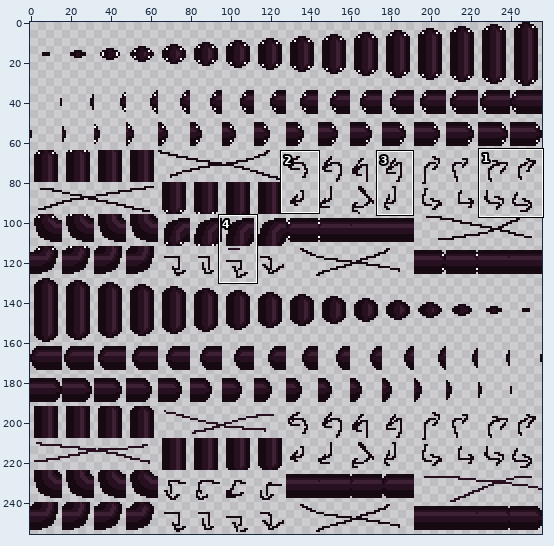
Two versions of one pixel-art file, assets/snake/head_animated.aseprite. The first picture is a wide view before the edit; the outline marks the close-up.
Close-up. Before the commit:
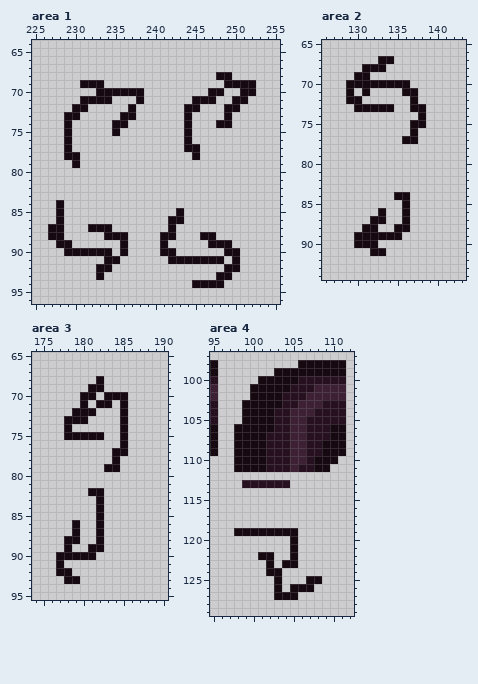
256x256 pixels, 1 frame. Shown: area 1: x 225..255, y 64..96; area 2: x 126..143, y 65..94; area 3: x 174..190, y 65..95; area 4: x 95..112, y 97..129. The commit also changed other parts of the picture, which this record leaves out.
Once edited:
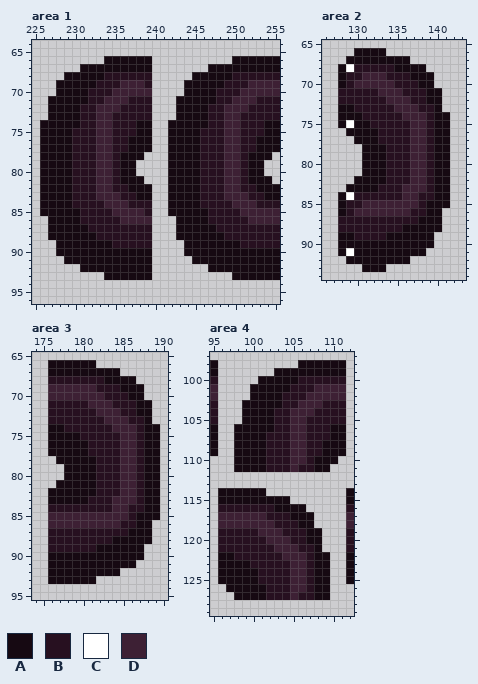
Palette (. is transparent): A #160912  B #271020  C #ffffff  D #3d2034
Edits made:
--- area 1
@@ x 225..255 @@
 65 ...............................
-66 ...............................
-67 ...............................
-68 .......................AA......
-69 ......AAA...............AAAA...
-70 ........AAAAAA........AA..AA...
-71 ......AAAA...A......AAA..AA....
-72 .....AA.....A......AA...AA.....
-73 ....AA.....AA......A....A......
-74 ....A.....AA.......A...AA......
-75 ....A.....A........A...........
-76 ....A..............A...........
-77 ....A..............AA..........
-78 ....AA..............A..........
-79 .....A.........................
-80 ...............................
-81 ...............................
-82 ...............................
-83 ...............................
-84 ...A...........................
-85 ...A..............A............
-86 ...A.............AA............
-87 ..AA...AAA.......A.............
-88 ..AA.....AAA....AA...AA........
-89 ...AA......A....A.....AAA......
-90 ....AAAAAA.A....AA......AA.....
-91 .........AA......AAAAAAA.A.....
-92 ........AA..............AA.....
-93 ........A..............AA......
-94 ....................AAAA.......
+66 .........AAAAAA..........AAAAAA
+67 ......AAAAAAAAA.......AAAAAAAAA
+68 ....AAAAABBBBBB.....AAAAABBBBBB
+69 ...AAAAABBBDDDB....AAAAABBBDDDD
+70 ...AAAABBBDDDDD....AAAABBBDDDDD
+71 ..AAAAABBDDDBBB...AAAAABBDDDBBB
+72 ..AAAABBDDDBBBB...AAAABBDDDBBBB
+73 ..AAAABBDDBBBBB...AAAABBDDBBBBB
+74 .AAAAABBDDBBBAA..AAAAABBDDBBBAA
+75 .AAAABBBDDBBBAA..AAAABBBDDBBBAA
+76 .AAAABBBDDBBAAA..AAAABBBDDBBAAA
+77 .AAAABBBDDBBAAA..AAAABBBDDBBAAA
+78 .AAAABBBDDBAAA...AAAABBBDDBAAA.
+79 .AAAABBBDDBAA....AAAABBBDDBAA..
+80 .AAAABBBDDBAA....AAAABBBDDBAA..
+81 .AAAABBBDDBAAA...AAAABBBDDBAAA.
+82 .AAAABBBDDBBAAA..AAAABBBDDBBAAA
+83 .AAAABBBDDDBBAA..AAAABBBDDDBBAA
+84 .AAAABBBBDDDBBB..AAAABBBBDDDBBB
+85 .AAAAABBBBDDDDB..AAAAABBBBDDDDD
+86 ..AAAABBBBBDDDD...AAAABBBBBDDDD
+87 ..AAAAABBBBBBBB...AAAAABBBBBBBB
+88 ..AAAAAABBBBBBB...AAAAAABBBBBBB
+89 ...AAAAAAABBBBB....AAAAAAABBBBB
+90 ...AAAAAAAAAAAA....AAAAAAAAAAAA
+91 ....AAAAAAAAAAA.....AAAAAAAAAAA
+92 ......AAAAAAAAA.......AAAAAAAAA
+93 .........AAAAAA..........AAAAAA
+94 ...............................
 95 ...............................
--- area 2
@@ x 126..143 @@
 65 ..................
-66 ..................
-67 .......AA.........
-68 .....AAA..........
-69 ....AA............
-70 ...AAAAAAAA.......
-71 ...A.A....AA......
-72 ...AA......A......
-73 ....AAAAA..AA.....
-74 ............A.....
-75 ...........AA.....
-76 ...........A......
-77 ..........AA......
-78 ..................
-79 ..................
-80 ..................
-81 ..................
-82 ..................
-83 ..................
-84 .........AA.......
-85 ..........A.......
-86 .......A..A.......
-87 ......AA..A.......
-88 .....AA..AA.......
-89 ....AAAAAA........
-90 ....AAA...........
-91 ......AA..........
-92 ..................
-93 ..................
+66 ....AAAA..........
+67 ...AAAAAAAA.......
+68 ..ACBBBBBAAAA.....
+69 ..ABBDDDBBBAAA....
+70 ..ABDDDDDBBBAA....
+71 ..BBBBBDDDBBBAA...
+72 ..BBBBBBDDDBBAA...
+73 ..AABBBBBDDDBBA...
+74 ..AAABBBBBDDDBAA..
+75 ..ACAABBBBBDDBAA..
+76 ...AAAABBBBDDBAA..
+77 ....AAABBBBDDBAA..
+78 .....AAABBBDDBAA..
+79 .....AAABBBDDBAA..
+80 .....AAABBBDDBAA..
+81 .....AAABBBDDBAA..
+82 ....AAAABBBDDBAA..
+83 ...AAAABBBDDDBAA..
+84 ..ACBBBBBBDDBBAA..
+85 ..ABBDDDDDDDBAAA..
+86 ..ABDDDDDDDBBAA...
+87 ..BBBBBBBBBBAAA...
+88 ..BBBBBBBBAAAAA...
+89 ..AABBBBAAAAAA....
+90 ..AAAAAAAAAAAA....
+91 ..ACAAAAAAAAA.....
+92 ...AAAAAAAA.......
+93 .....AAA..........
 94 ..................
--- area 3
@@ x 174..190 @@
 65 .................
-66 .................
-67 .................
-68 ........A........
-69 .......AA........
-70 ......AA.AAA.....
-71 ......A.AA.A.....
-72 .....AAA...A.....
-73 ....AAA....A.....
-74 ....A......A.....
-75 ....AAAAA..A.....
-76 ...........A.....
-77 ..........AA.....
-78 ..........A......
-79 .........AA......
-80 .................
-81 .................
-82 .......AA........
-83 ........A........
-84 ........A........
-85 ........A........
-86 .....A..A........
-87 .....A..A........
-88 ....AA..A........
-89 ....A..AA........
-90 ...AAAAA.........
-91 ...A.............
-92 ...AA............
-93 ....AA...........
+66 ..AAAAAA.........
+67 ..AAAAAAAAA......
+68 ..BBBBBBBAAAA....
+69 ..DDDDDDBBBAAA...
+70 ..DDDDDDDBBBAA...
+71 ..BBBBBDDDBBBAA..
+72 ..BBBBBBDDDBBAA..
+73 ..BBBBBBBDDDBBA..
+74 ..AABBBBBBDDDBAA.
+75 ..AAAABBBBBDDBAA.
+76 ..AAAAABBBBDDBAA.
+77 ..AAAAABBBBDDBAA.
+78 ...AAAAABBBDDBAA.
+79 ....AAAABBBDDBAA.
+80 ....AAAABBBDDBAA.
+81 ...AAAAABBBDDBAA.
+82 ..AAAAAABBBDDBAA.
+83 ..AAAAABBBDDDBAA.
+84 ..BBBBBBBBDDBBAA.
+85 ..DDDDDDDDDDBAAA.
+86 ..DDDDDDDDDBBAA..
+87 ..BBBBBBBBBBAAA..
+88 ..BBBBBBBBAAAAA..
+89 ..BBBBBBAAAAAA...
+90 ..AAAAAAAAAAAA...
+91 ..AAAAAAAAAAA....
+92 ..AAAAAAAAA......
+93 ..AAAAAA.........
 94 .................
--- area 4
@@ x 95..112 @@
 112 ..................
-113 ....BBBBBB........
-114 ..................
-115 ..................
-116 ..................
-117 ..................
-118 ..................
-119 ...AAAAAAAA.......
-120 ..........A.......
-121 ..........A.......
-122 ......AA..A.......
-123 .......A.AA.......
-124 .......AA.........
-125 ........A...AA....
-126 ........A.AAA.....
-127 ........AAA.......
+113 ..................
+114 .AAAAAA..........A
+115 .AAAAAAAAA.......A
+116 .BBBBBBBAAAA.....B
+117 .DDDDDDBBBAAA....D
+118 .DDDDDDDBBBAA....D
+119 .BBBBBDDDBBBAA...B
+120 .BBBBBBDDDBBAA...B
+121 .BBBBBBBDDDBBA...B
+122 .AABBBBBBDDDBAA..A
+123 .AAAABBBBBDDBAA..A
+124 .AAAAABBBBDDBAA..A
+125 .AAAAABBBBDDBAA..A
+126 ..AAAAABBBDDBAA...
+127 ...AAAABBBDBBAA...
 128 ..................
